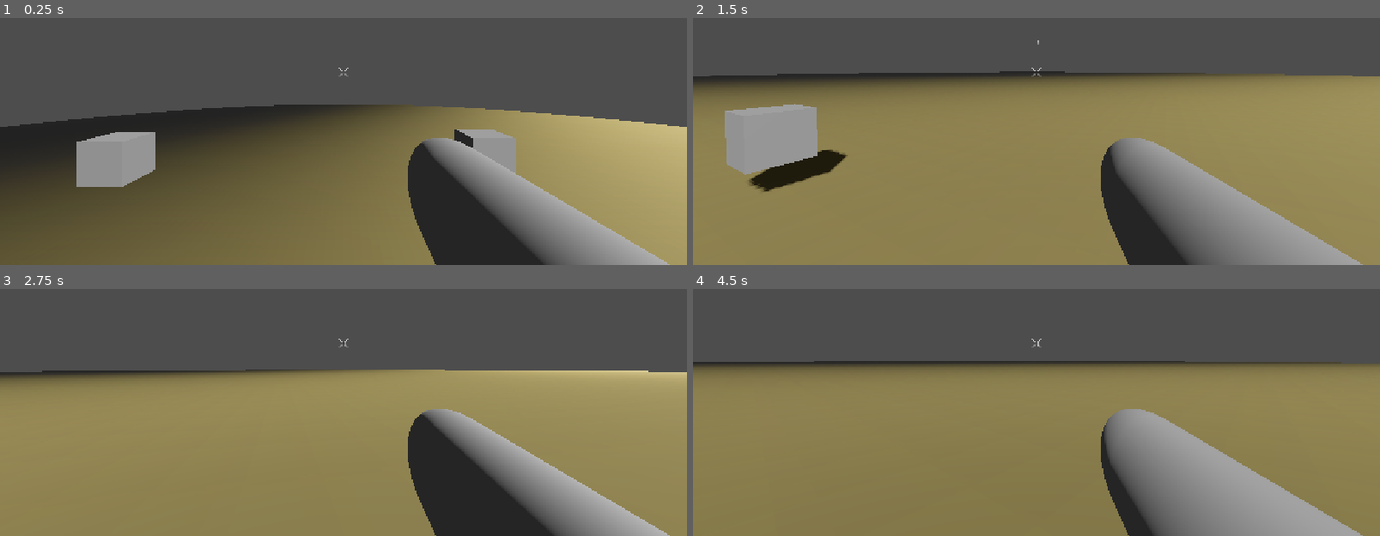
Above: before the commit, frames 1-4 (two rows, left to right).
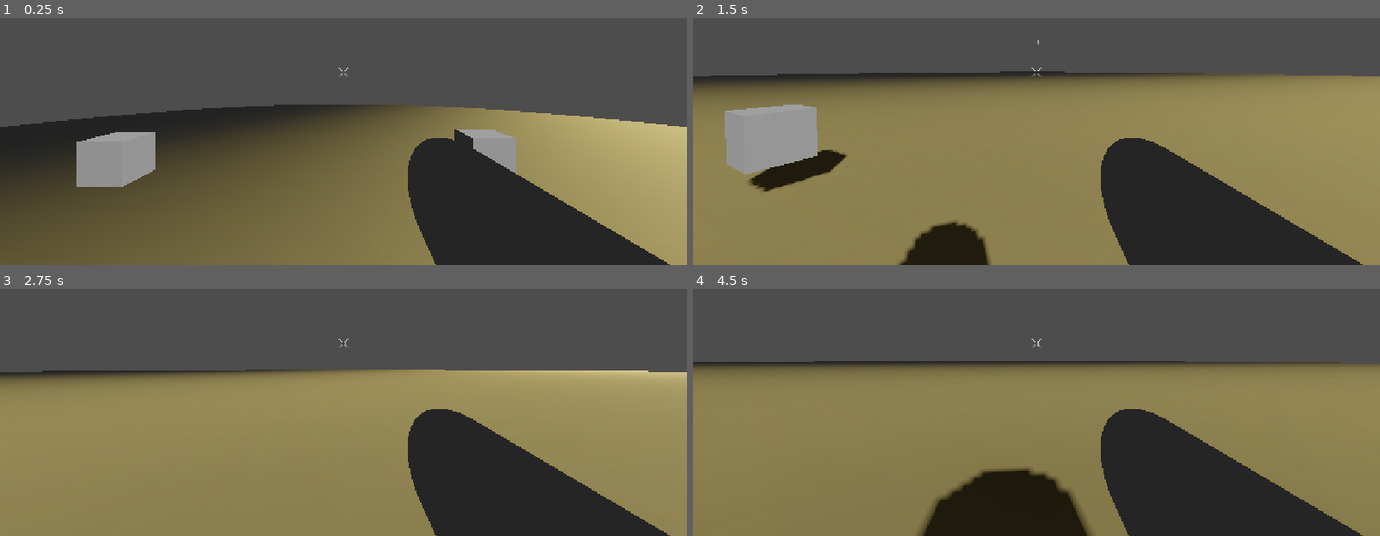
Above: after the commit, the same moments.

Repository: Schlutzkrapfen/RobertsGameJam
Game: Godot game, scene res://Nodes/Levels/Level0.tscn
The game is run twice, just before and just after one commit, with the same random seed, the same clock (stepped at 60 frames per second) and the same inputs.
Inputs (mouse positions are in pixels of both pictures, inside the frame that each line leads up to):
- Up to frame 1 (0.25 s): no input
- Up to frame 2 (1.5 s): tap Enter (ui_accept) at 0.5 s; move the mouse to (1070, 69) at 0.52 s; press the mouse at (1070, 69) at 0.53 s; hold W (move_forward) from 0.53 s (still down); tap Space (jump) at 0.77 s; move the mouse to (1002, 74) at 1.27 s; release the mouse at (1002, 74) at 1.28 s; click (1002, 74) at 1.35 s
- Up to frame 3 (2.75 s): keep holding W (move_forward); tap Space (jump) at 1.52 s; move the mouse to (357, 335) at 2.02 s; press the mouse at (357, 335) at 2.03 s
- Up to frame 4 (4.5 s): keep holding W (move_forward); move the mouse to (1029, 348) at 2.77 s; release the mouse at (1029, 348) at 2.78 s; click (1029, 348) at 2.85 s; tap Space (jump) at 3.02, 3.77 s; move the mouse to (1084, 348) at 3.52 s; press the mouse at (1084, 348) at 3.53 s; tap Enter (ui_accept) at 4.25 s; move the mouse to (981, 338) at 4.27 s; release the mouse at (981, 338) at 4.28 s; click (981, 338) at 4.35 s

The runs differ from the first frame. In frame 1, 6.1% of the frame differs, in the area x 61-98%, y 48-100%; in frame 2, 10%; in frame 3, 5.6%; in frame 4, 15%, in the area x 32-98%, y 48-100%.

Commit message:
Player Mesh

Diff:
--- a/Nodes/Objects/player.tscn
+++ b/Nodes/Objects/player.tscn
@@ -10,6 +10,8 @@
 [sub_resource type="Environment" id="Environment_wues2"]
 
 [sub_resource type="CapsuleMesh" id="CapsuleMesh_mq0dr"]
+
+[sub_resource type="CapsuleMesh" id="CapsuleMesh_uagv5"]
 
 [node name="Player" type="CharacterBody3D" unique_id=1191405411 node_paths=PackedStringArray("muzzle")]
 script = ExtResource("1_7mn6y")
@@ -51,4 +53,7 @@
 [node name="Muzzle" type="Node3D" parent="Camera3D/GunMesh" unique_id=700324548]
 transform = Transform3D(1, 0, 0, 0, 1, 1.7763568e-15, 0, 0, 1, 0, 1.1073318, 0)
 
+[node name="DummyMesh" type="MeshInstance3D" parent="." unique_id=940959782]
+mesh = SubResource("CapsuleMesh_uagv5")
+
 [connection signal="camera_shake" from="." to="Camera3D" method="_on_player_camera_shake"]
Not shown, changed: Assets/3d/Matirial/texture.png.import
Not shown, changed: Assets/Crosshair.png.import
